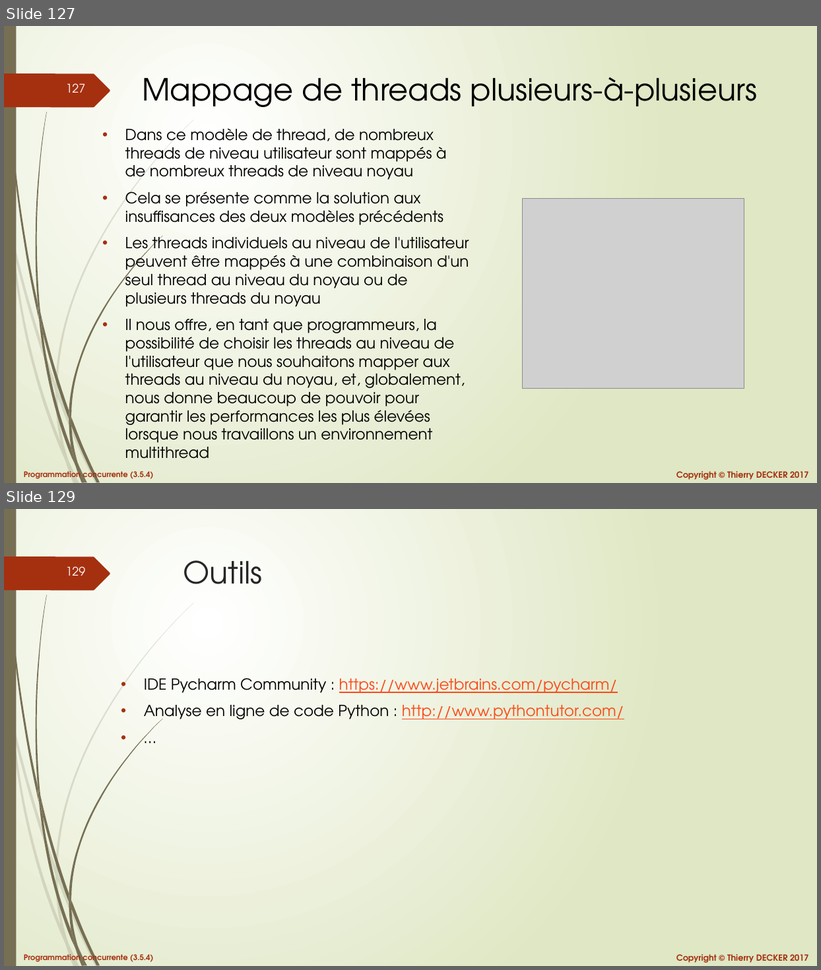
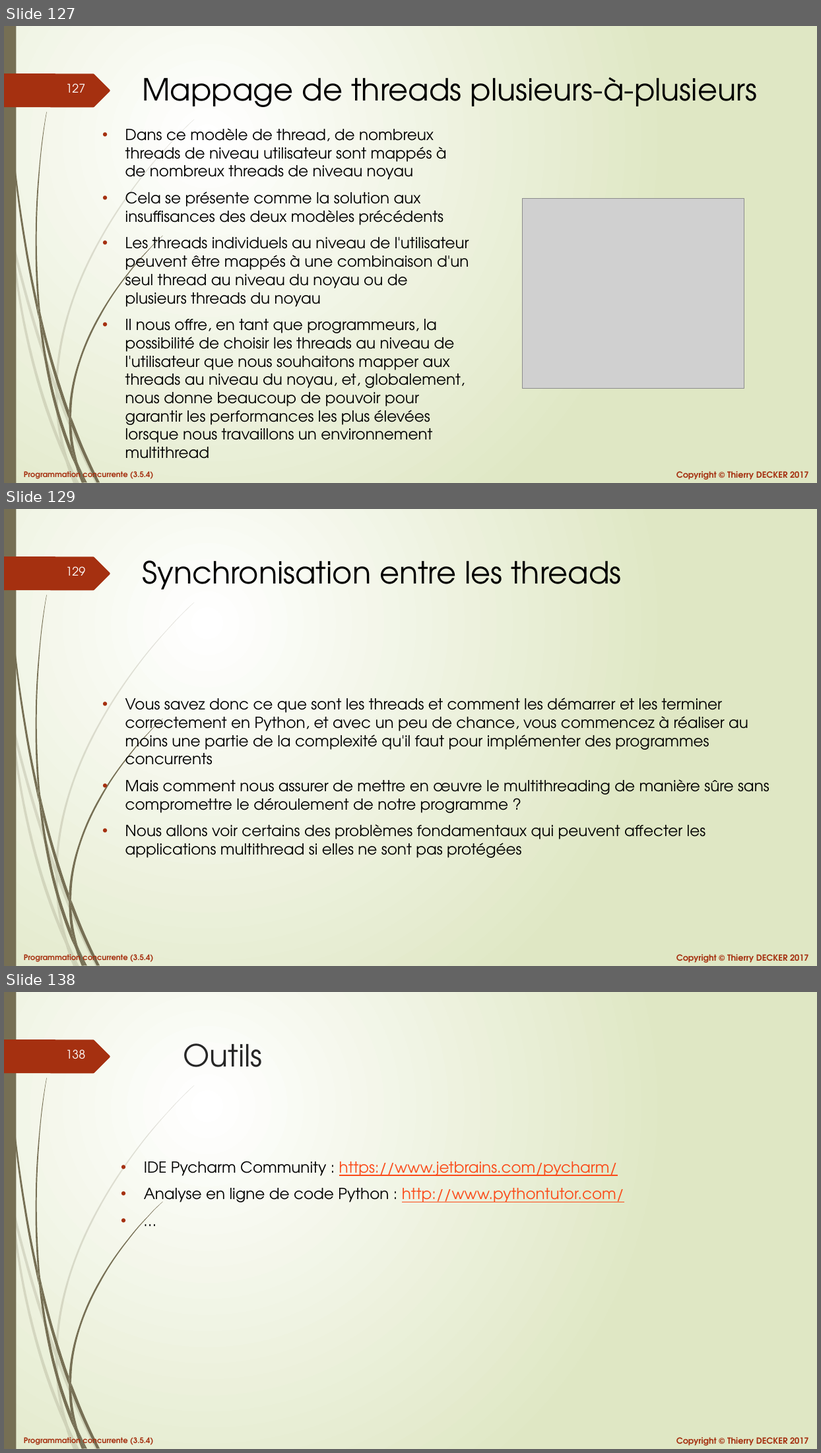
Before and after one commit to VikmanTheRacoon/learning-python, a slide deck: documentations/python-103.pptx. Shown one above the other, each under a label of ours: slides 127 and 129 before the commit, slides 127, 129 and 138 after it; the slides between them are not shown. The pictures are 821x970 and 821x1453 pixels, drawn with LibreOffice and Linux fonts; fonts in the diff are those of the drawing; grey boxes stand for pictures. Boxes give left, top, right and bottom in pixels: in the first picture for what was removed or moved away, otherwise in the second. Text is boxed around its words. In the diff, an @@ line names an element or a change of style, - is before the commit and + after.

```diff
--- a/documentations/python-103.pptx
+++ b/documentations/python-103.pptx
@@ slide 129 added at (4,509,817,966), background gradient #FFFFFF to #DFE8C4; not listed: 27 template elements that a slide beside it also shows @@
@@ title added at (142,560,622,590), 36 pt, text #000000 @@
+Synchronisation entre les threads
@@ text added at (125,698,770,858), 18 pt, text #000000 @@
+• Vous savez donc ce que sont les threads et comment les démarrer et les terminer correctement en Python, et avec un peu de chance, vous commencez à réaliser au moins une partie de la complexité qu'il faut pour implémenter des programmes concurrents
+• Mais comment nous assurer de mettre en œuvre le multithreading de manière sûre sans compromettre le déroulement de notre programme ?
+• Nous allons voir certains des problèmes fondamentaux qui peuvent affecter les applications multithread si elles ne sont pas protégées
@@ what was slide 129 is now slide 138 @@
@@ page number at (66,1049,86,1059): text changed @@
-129
+138
```
Also in this commit, not shown: 1 slide changed, 8 other slides added, 1 other file.
